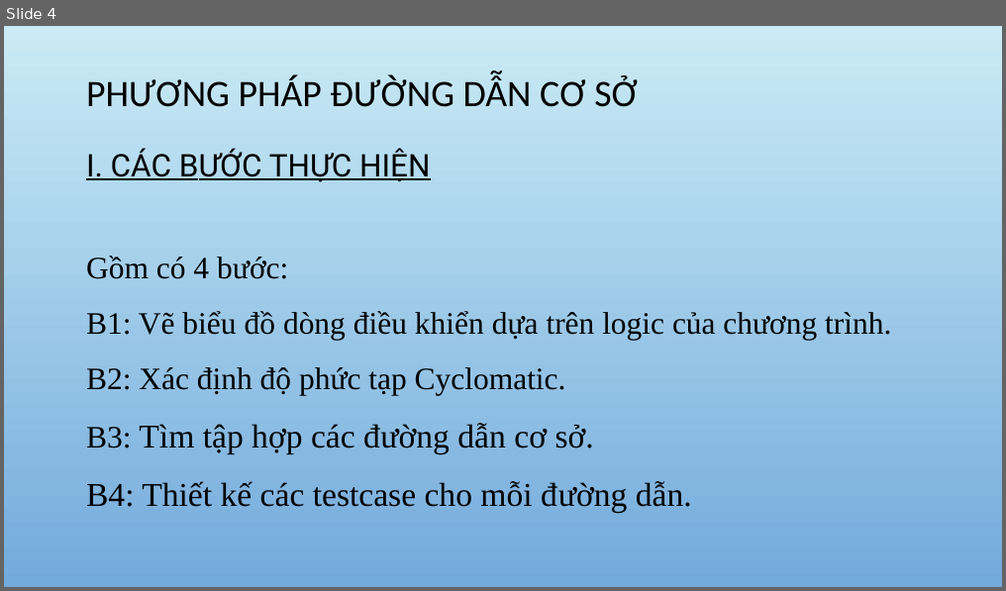
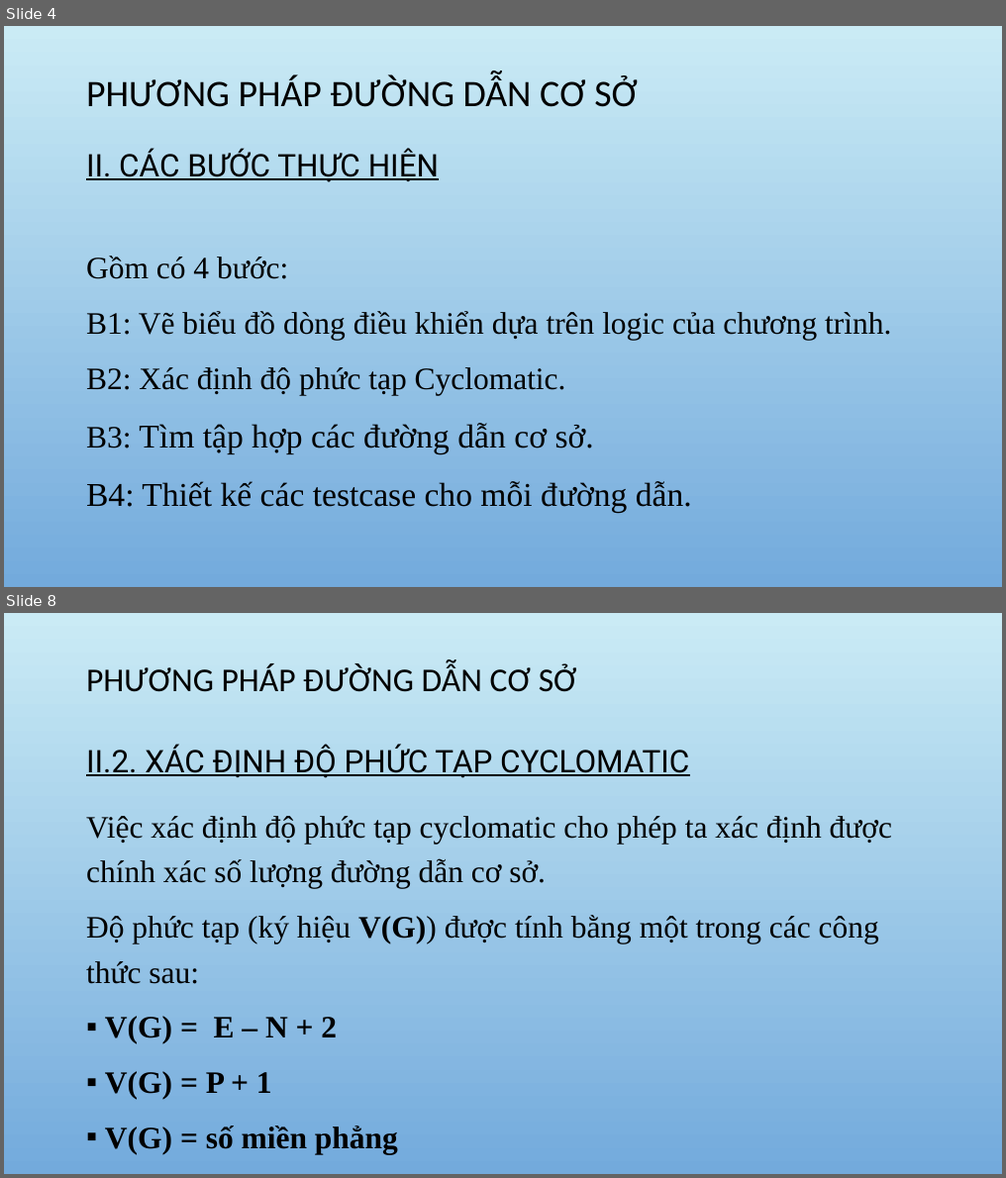
Before and after one commit to DoAnCNDD/CNDD, a slide deck: CNPM.pptx. Shown one above the other, each under a label of ours: slide 4 before the commit, slides 4 and 8 after it; the slides between them are not shown. The pictures are 1006x591 and 1006x1178 pixels, drawn with LibreOffice and Linux fonts; fonts in the diff are those of the drawing; background and template pictures are left out. Boxes give left, top, right and bottom in pixels: in the first picture for what was removed or moved away, otherwise in the second. Text is boxed around its words. In the diff, an @@ line names an element or a change of style, - is before the commit and + after.

```diff
--- a/CNPM.pptx
+++ b/CNPM.pptx
@@ slide 8 added at bbox=[4, 613, 1002, 1174], background picture (left out) @@
@@ title added at bbox=[86, 664, 577, 692], 32 pt, text #000000 @@
+PHƯƠNG PHÁP ĐƯỜNG DẪN CƠ SỞ
@@ text added at bbox=[86, 744, 689, 778], 30 pt, text #000000, underline @@
+II.2. XÁC ĐỊNH ĐỘ PHỨC TẠP CYCLOMATIC
@@ text added at bbox=[86, 816, 892, 1156], 30 pt, text #000000 @@
+Việc xác định độ phức tạp cyclomatic cho phép ta xác định được chính xác số lượng đường dẫn cơ sở.
+Độ phức tạp (ký hiệu V(G)) được tính bằng một trong các công thức sau:
+▪ V(G) = E – N + 2
+▪ V(G) = P + 1
+▪ V(G) = số miền phẳng
@@ slide 4 changed as well @@
@@ text at bbox=[86, 148, 439, 182]: text changed @@
-I. CÁC BƯỚC THỰC HIỆN
+II. CÁC BƯỚC THỰC HIỆN
```
Also in this commit, not shown: 4 other slides changed, 16 other slides added.
